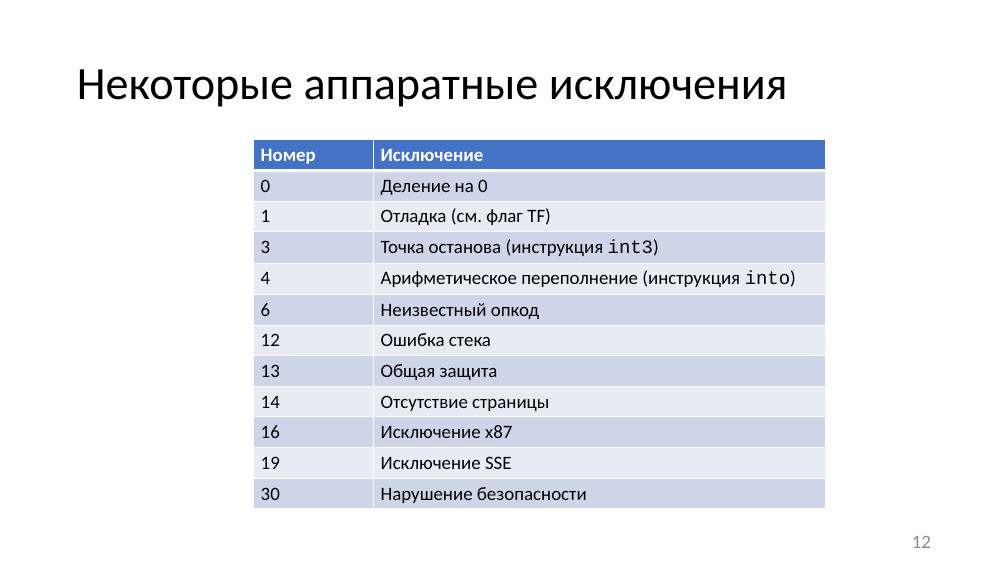
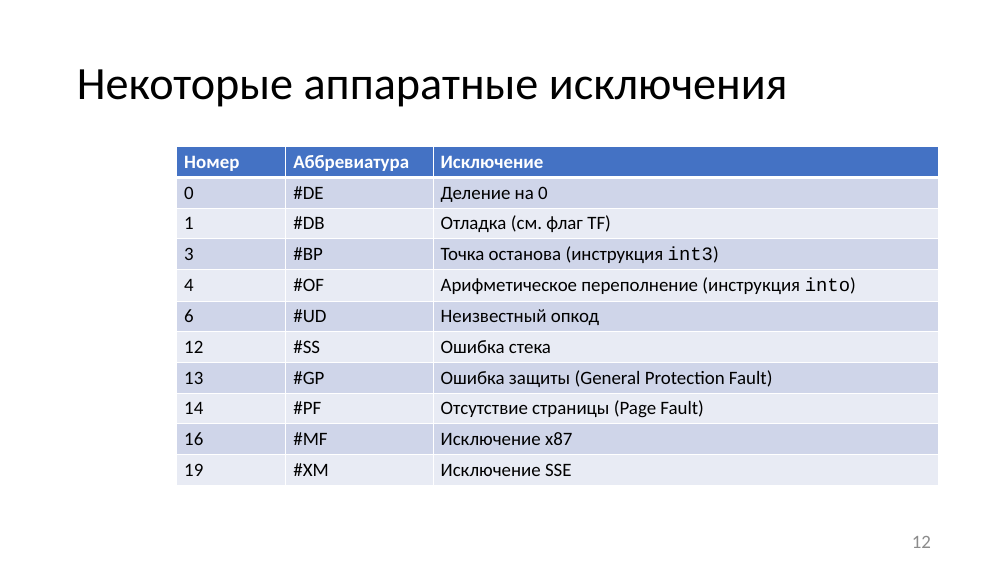
Before and after one commit to itsecd/low-level-programming, a slide deck: slide 12 of Lectures/8.IO_and_execution_modes/Lecture8.pptx. Drawn at 1008x567 pixels with LibreOffice and Linux fonts; fonts in the diff are those of the drawing. Boxes give left, top, right and bottom in pixels: in the first picture for what was removed or moved away, otherwise in the second. Text is boxed around its words. In the diff, an @@ line names an element or a change of style, - is before the commit and + after.

```diff
--- a/Lectures/8.IO_and_execution_modes/Lecture8.pptx
+++ b/Lectures/8.IO_and_execution_modes/Lecture8.pptx
@@ table at <box>177,147,939,484</box> @@
-Номер | Исключение
-0 | Деление на 0
-1 | Отладка (см. флаг TF)
-3 | Точка останова (инструкция int3)
-4 | Арифметическое переполнение (инструкция into)
-6 | Неизвестный опкод
-12 | Ошибка стека
-13 | Общая защита
-14 | Отсутствие страницы
-16 | Исключение x87
-19 | Исключение SSE
-30 | Нарушение безопасности
+Номер | Аббревиатура | Исключение
+0 | #DE | Деление на 0
+1 | #DB | Отладка (см. флаг TF)
+3 | #BP | Точка останова (инструкция int3)
+4 | #OF | Арифметическое переполнение (инструкция into)
+6 | #UD | Неизвестный опкод
+12 | #SS | Ошибка стека
+13 | #GP | Ошибка защиты (General Protection Fault)
+14 | #PF | Отсутствие страницы (Page Fault)
+16 | #MF | Исключение x87
+19 | #XM | Исключение SSE
@@ table: place and size @@
-table at <box>253,140,826,508</box>
+table at <box>177,147,939,484</box>
```
Also in this commit, not shown: 29 other slides changed, 1 slide added, 11 other files.
